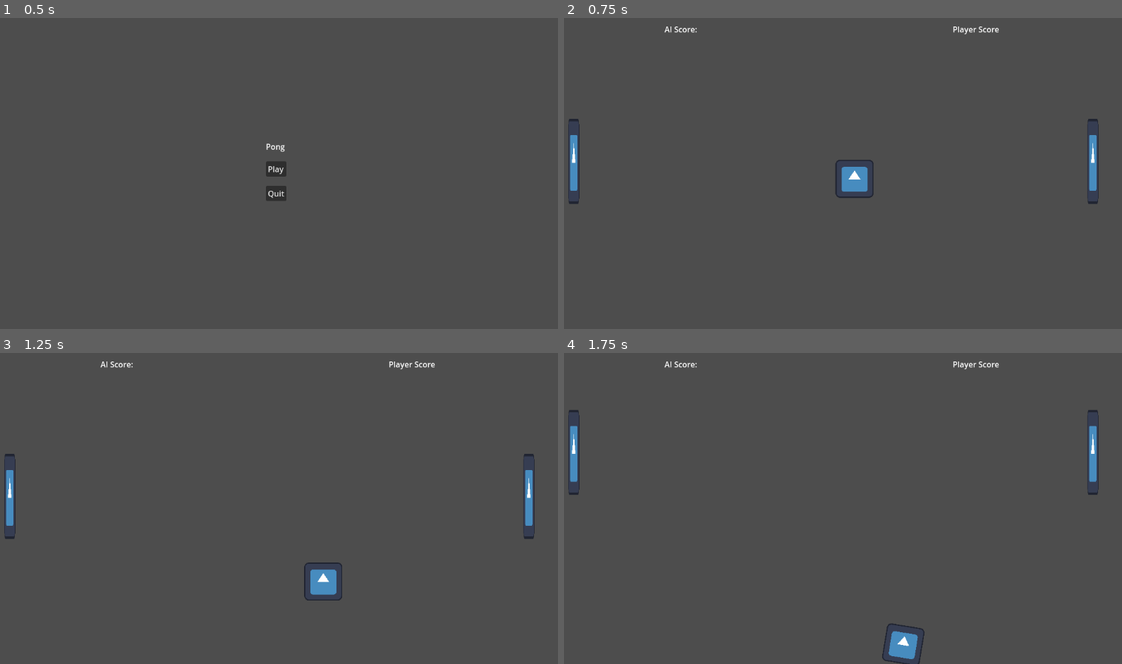
Above: before the commit, frames 1-4 (two rows, left to right).
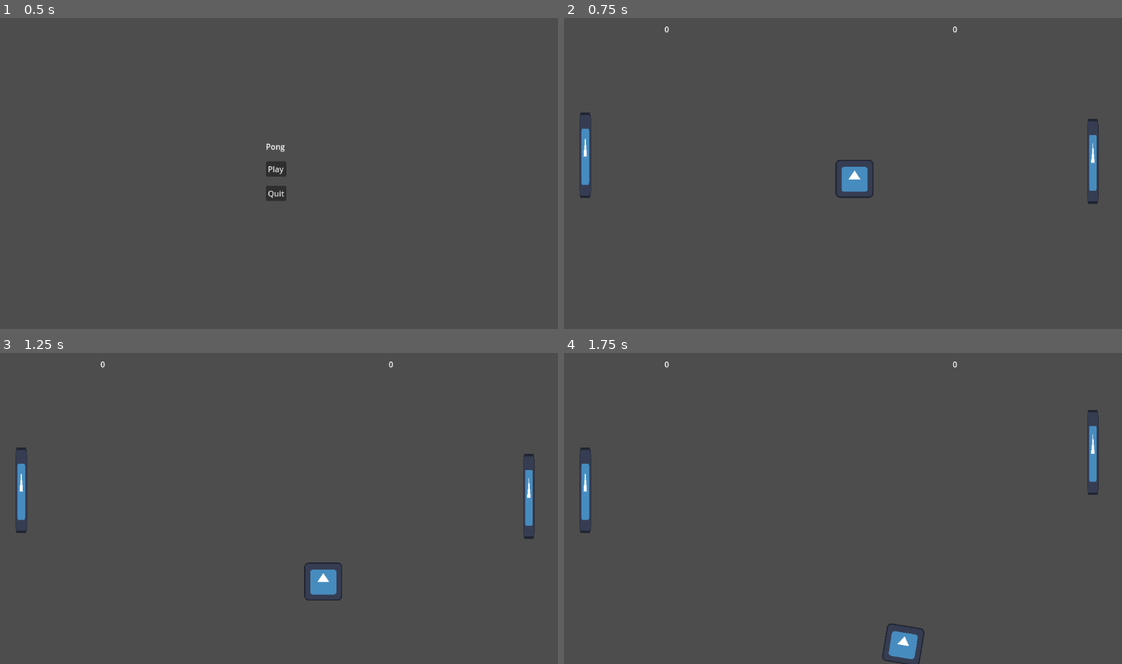
Above: after the commit, the same moments.

Repository: BliniMango/pong-1
Game: Godot game, scene res://scenes/main_menu.tscn
Two runs of this game, one before a commit and one after it. Both use one fixed random seed, a clock stepped at 60 frames per second and the inputs below. The engine's default icon, where the game draws it, is replaced by a stand-in: a white triangle on a blue panel in a dark square.
Inputs:
- Up to frame 1 (0.5 s): no input
- Up to frame 2 (0.75 s): click "Play" at 0.5 s
- Up to frame 3 (1.25 s): no input
- Up to frame 4 (1.75 s): hold Up (ui_up) from 1.28 s (still down)

Frame 1 is identical in both runs. In frame 2, 0.9% of the frame differs, in the area x 0-79%, y 2-60%; in frame 3, 0.9%; in frame 4, 0.9%.
Error after the commit: Invalid access to property or key 'position' on a base object of type 'null instance'. (res://scripts/paddleAI.gd:7)

Commit message:
added ai paddle
its not working but here

Diff:
--- a/scenes/main_game.tscn
+++ b/scenes/main_game.tscn
@@ -1,8 +1,9 @@
-[gd_scene load_steps=9 format=3 uid="uid://8dbbjk36gyc4"]
+[gd_scene load_steps=10 format=3 uid="uid://8dbbjk36gyc4"]
 
 [ext_resource type="Script" path="res://scripts/main_game.gd" id="1_frpvk"]
 [ext_resource type="PackedScene" uid="uid://bwqf1xc6wvq75" path="res://scenes/paddle.tscn" id="1_hkm70"]
 [ext_resource type="PackedScene" uid="uid://cjhidv8ihv5ij" path="res://scenes/ball.tscn" id="2_30cqo"]
+[ext_resource type="PackedScene" uid="uid://3uakdty2oosn" path="res://scenes/paddle_ai.tscn" id="4_6l8fw"]
 
 [sub_resource type="RectangleShape2D" id="RectangleShape2D_wdymf"]
 size = Vector2(1153, 20)
@@ -27,9 +28,6 @@
 
 [node name="PaddleRight" parent="." instance=ExtResource("1_hkm70")]
 position = Vector2(1093, 229)
-
-[node name="PaddleLeft" parent="." instance=ExtResource("1_hkm70")]
-position = Vector2(32, 229)
 
 [node name="arena" type="StaticBody2D" parent="."]
 
@@ -74,3 +72,6 @@
 
 [node name="CollisionShape2D" type="CollisionShape2D" parent="RightGoal"]
 shape = SubResource("RectangleShape2D_l8dne")
+
+[node name="paddleAI" parent="." instance=ExtResource("4_6l8fw")]
+position = Vector2(55, 229)
--- /dev/null
+++ b/scenes/paddle_ai.tscn
@@ -0,0 +1,19 @@
+[gd_scene load_steps=4 format=3 uid="uid://3uakdty2oosn"]
+
+[ext_resource type="Script" path="res://scripts/paddleAI.gd" id="1_gjdva"]
+[ext_resource type="Texture2D" uid="uid://c5hov3rrkbxa6" path="res://art/icon.svg" id="2_dwkyq"]
+
+[sub_resource type="RectangleShape2D" id="RectangleShape2D_043ii"]
+size = Vector2(20, 177)
+
+[node name="paddleAI" type="CharacterBody2D"]
+script = ExtResource("1_gjdva")
+
+[node name="Icon" type="Sprite2D" parent="."]
+position = Vector2(0, 63.75)
+scale = Vector2(0.183594, 1.37109)
+texture = ExtResource("2_dwkyq")
+
+[node name="CollisionShape2D" type="CollisionShape2D" parent="."]
+position = Vector2(0, 61.5)
+shape = SubResource("RectangleShape2D_043ii")
--- a/scripts/main_game.gd
+++ b/scripts/main_game.gd
@@ -13,8 +13,8 @@
 
 
 func _ready() -> void:
-	score_left_label = str(score_left)
-	score_right_label = str(score_right)
+	score_left_label.text = str(score_left)
+	score_right_label.text = str(score_right)
 	if ball == null:
 		ball = ball_scene
 		add_child(ball)
--- /dev/null
+++ b/scripts/paddleAI.gd
@@ -0,0 +1,10 @@
+extends CharacterBody2D
+
+@export var speed = 150
+@onready var ball = get_parent().get_node("Ball")
+
+func _process(delta):
+	var dir = (ball.position.y - position.y)
+	dir = sign(dir) if abs(dir) > 10 else 0
+	var velocity = Vector2(0, dir).normalized() * speed
+	move_and_slide()
